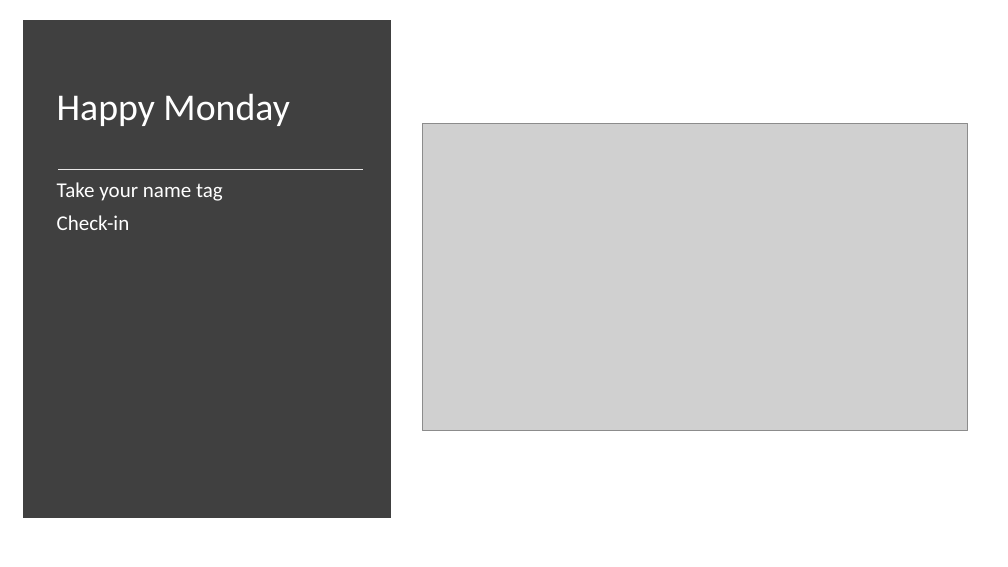
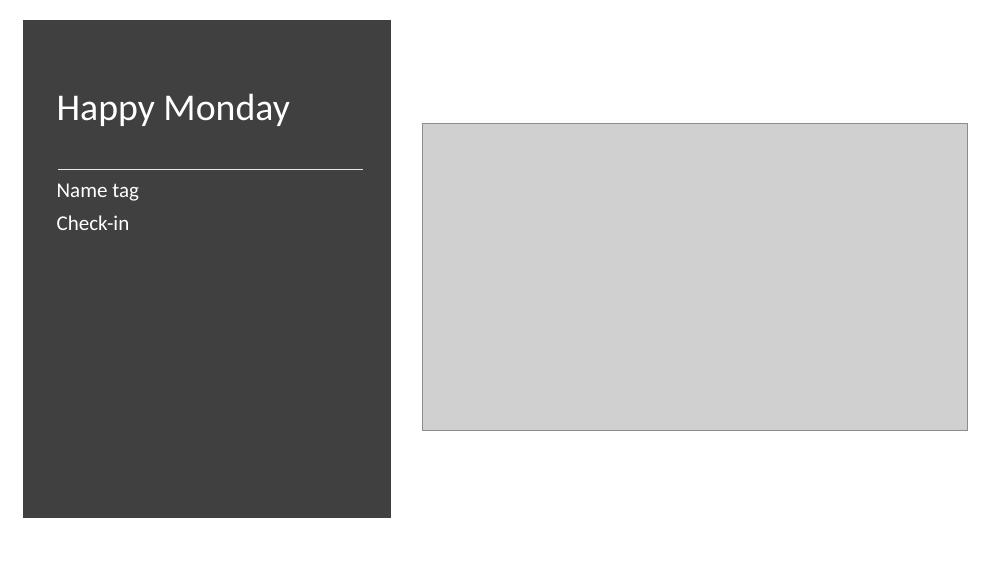
Before and after one commit to mikenguyen13/mar4050_S23_2, a slide deck: slide 1 of lectures/11/1_Correlation.pptx. Drawn at 1008x567 pixels with LibreOffice and Linux fonts; fonts in the diff are those of the drawing; grey boxes stand for pictures. Boxes give left, top, right and bottom in pixels: in the first picture for what was removed or moved away, otherwise in the second. Text is boxed around its words. In the diff, an @@ line names an element or a change of style, - is before the commit and + after.

```diff
--- a/lectures/11/1_Correlation.pptx
+++ b/lectures/11/1_Correlation.pptx
@@ text at [57,183,139,201]: text changed @@
-Take your name tag
+Name tag
```
Also in this commit, not shown: 4 other slides changed.
